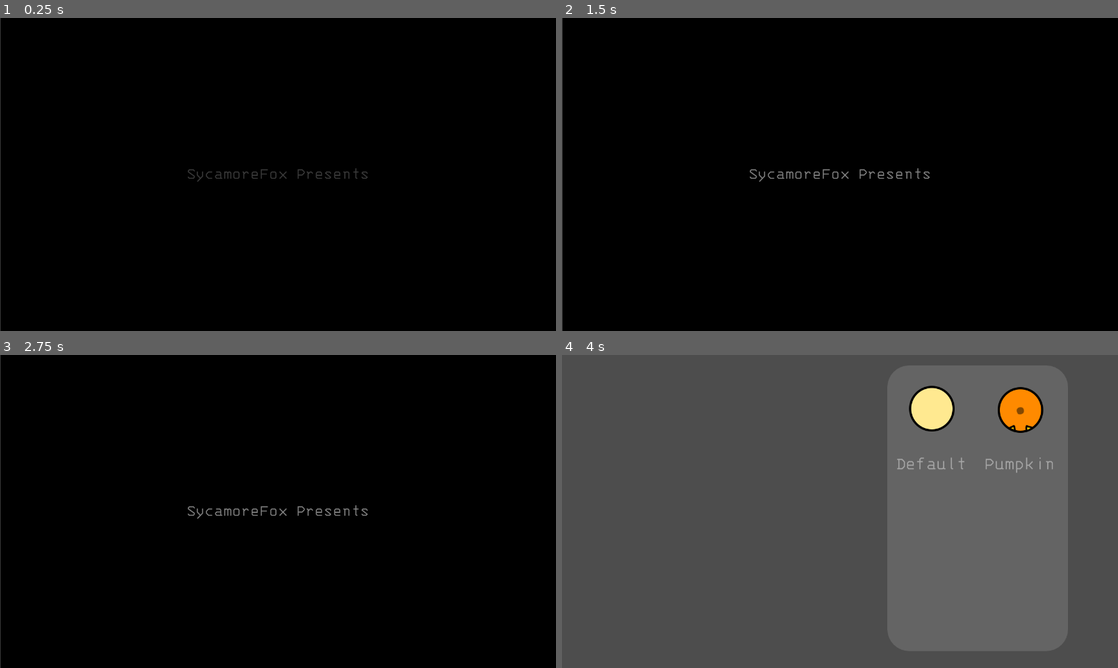
Above: before the commit, frames 1-4 (two rows, left to right).
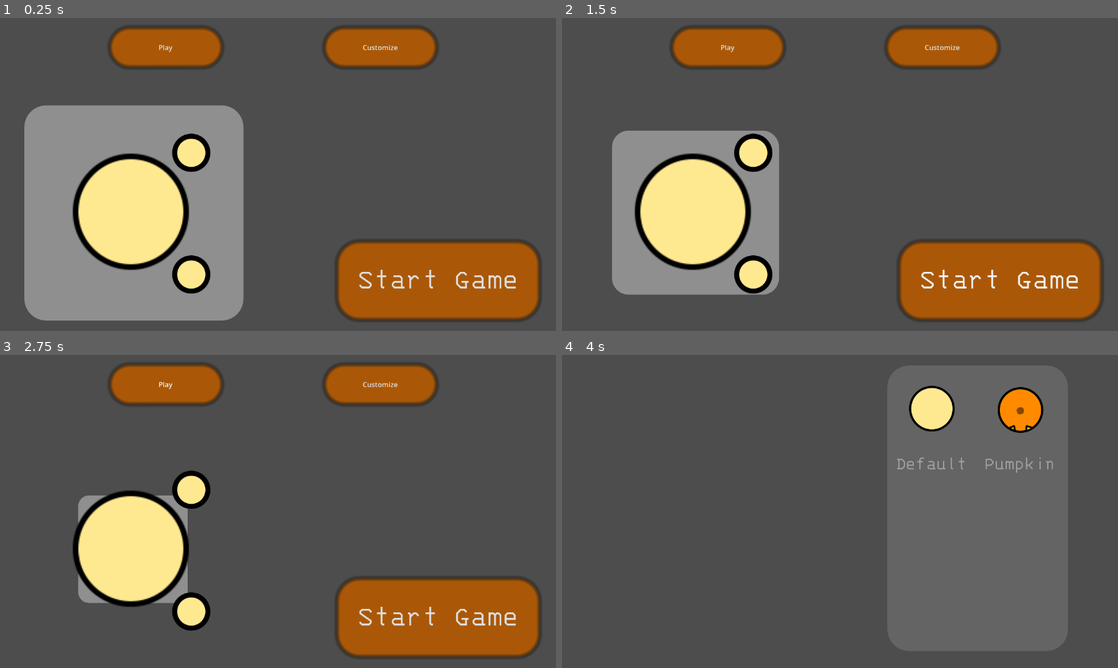
Above: after the commit, the same moments.

Repository: SycamoreFoxStudios/BloxHallowsMobileIndev
Game: Godot game, scene res://main_menu.tscn
Same seed, same stepped clock (60 frames per second), same inputs: the game is played once before the commit and once after it.
Inputs:
- Up to frame 1 (0.25 s): no input
- Up to frame 2 (1.5 s): click "Start Game" at 0.5 s; click "Start Game" at 1.25 s
- Up to frame 3 (2.75 s): click "Play" at 2 s
- Up to frame 4 (4 s): click "Play" at 2.75 s; click "Customize" at 3.5 s

The runs differ from the first frame. In frame 1, 98% of the frame differs, in the area x 0-100%, y 0-100%; in frame 2, 98%; in frame 3, 98%; in frame 4, nothing differs.

Commit message:
mobile testing

Diff:
--- a/blox-hallows-mobile/blox-hallows-mobile/main_menu.gd
+++ b/blox-hallows-mobile/blox-hallows-mobile/main_menu.gd
@@ -3,14 +3,13 @@
 signal startgame
 # Called when the node enters the scene tree for the first time.
 func _ready() -> void:
-	$AnimationPlayer.play("SplashScreen")
-
+	if size.x > size.y:
+		$AnimationPlayer.play("SplashScreen")
 
 # Called every frame. 'delta' is the elapsed time since the previous frame.
 func _process(delta: float) -> void:
 
 	var size = get_viewport().get_visible_rect().size
-
 	if size.x > size.y:
 		$"Rotation Warning".visible = false
 	else:
--- a/blox-hallows-mobile/blox-hallows-mobile/main_menu.tscn
+++ b/blox-hallows-mobile/blox-hallows-mobile/main_menu.tscn
@@ -38,7 +38,7 @@
 tracks/2/type = "value"
 tracks/2/imported = false
 tracks/2/enabled = true
-tracks/2/path = NodePath("Black Background:self_modulate")
+tracks/2/path = NodePath("Black Cover:self_modulate")
 tracks/2/interp = 1
 tracks/2/loop_wrap = true
 tracks/2/keys = {
@@ -90,7 +90,7 @@
 tracks/2/type = "value"
 tracks/2/imported = false
 tracks/2/enabled = true
-tracks/2/path = NodePath("Black Background:self_modulate")
+tracks/2/path = NodePath("Black Cover:self_modulate")
 tracks/2/interp = 1
 tracks/2/loop_wrap = true
 tracks/2/keys = {
@@ -161,23 +161,17 @@
 grow_vertical = 2
 script = ExtResource("1_7vrkn")
 
-[node name="Background" type="Panel" parent="." unique_id=378110669]
-z_index = -3
+[node name="Black Cover" type="Panel" parent="." unique_id=966581798]
+visible = false
+z_index = 3
 layout_mode = 0
 offset_left = 1.0
 offset_right = 1281.0
 offset_bottom = 720.0
 theme_override_styles/panel = SubResource("StyleBoxFlat_fu7sn")
 
-[node name="Black Background" type="Panel" parent="." unique_id=966581798]
-z_index = 3
-layout_mode = 0
-offset_left = 1.0
-offset_right = 1281.0
-offset_bottom = 720.0
-theme_override_styles/panel = SubResource("StyleBoxFlat_fu7sn")
-
 [node name="IntroText" type="Label" parent="." unique_id=1578117460]
+visible = false
 self_modulate = Color(1, 1, 1, 0)
 z_index = 3
 layout_mode = 0
@@ -286,6 +280,7 @@
 horizontal_alignment = 1
 
 [node name="Player" parent="." unique_id=1896002904 instance=ExtResource("6_nlkkf")]
+z_index = 1
 position = Vector2(300, 452)
 scale = Vector2(2.545, 2.545)
 
Not shown, changed: index.html
Not shown, changed: index.pck
